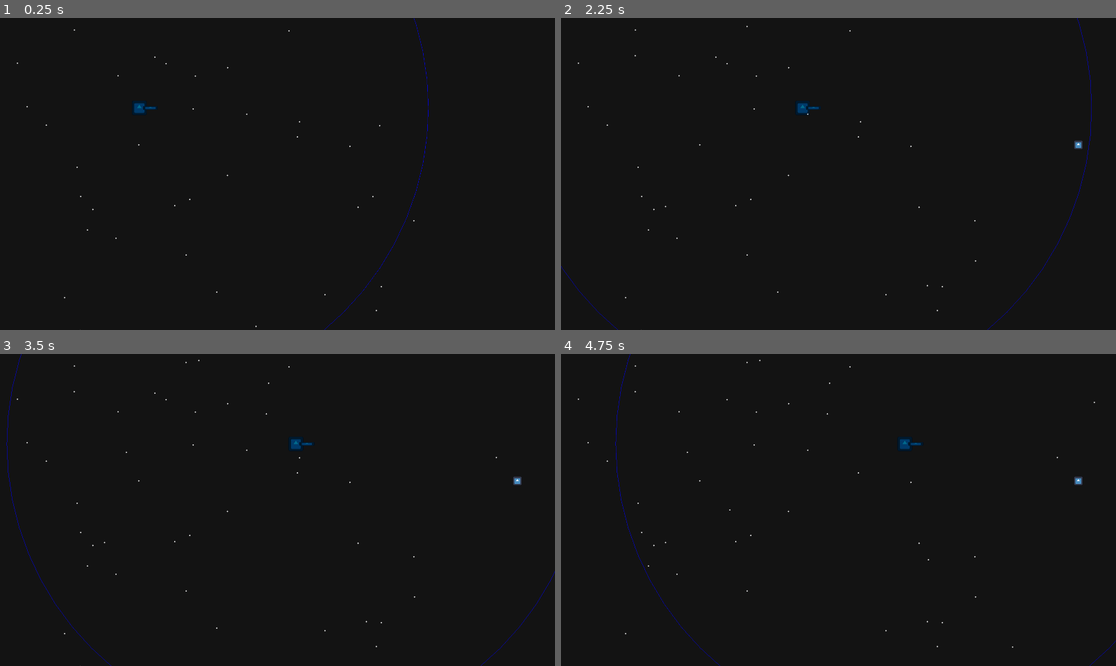
Above: before the commit, frames 1-4 (two rows, left to right).
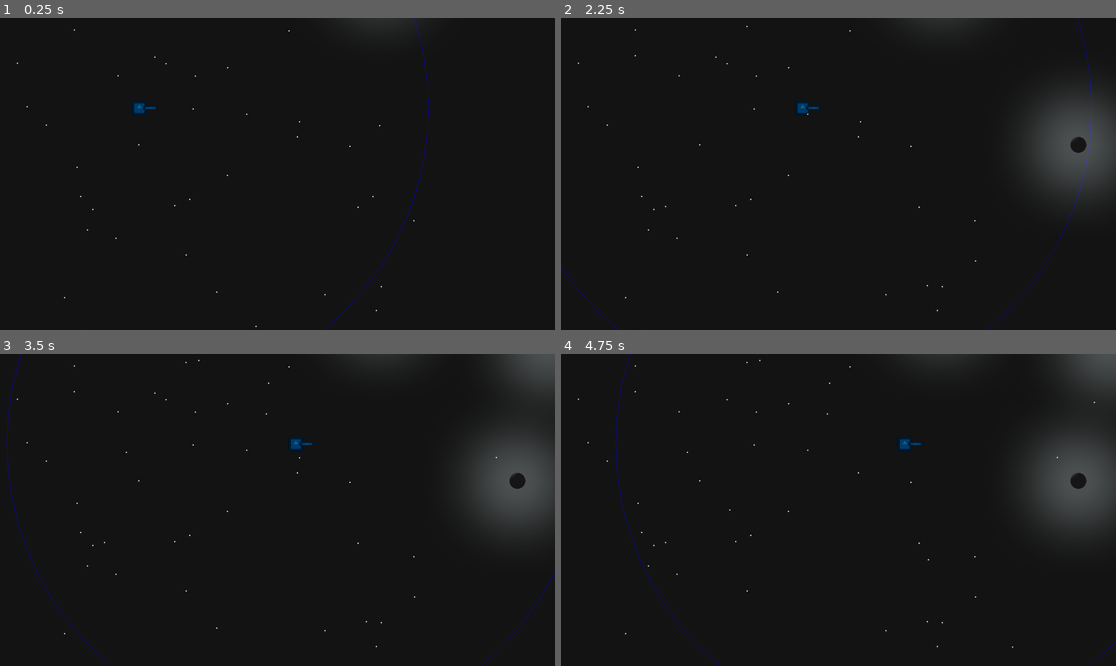
Above: after the commit, the same moments.

Repository: RagnarRally/Spooky_GAMEJAM_2025
Game: Godot game, scene res://scenes/test/EdvinScene.tscn
Two runs of this game, one before a commit and one after it. Both use one fixed random seed, a clock stepped at 60 frames per second and the inputs below. This scene is started directly instead of the project's main scene. The engine's default icon, where the game draws it, is replaced by a stand-in: a white triangle on a blue panel in a dark square.
Inputs:
- Up to frame 1 (0.25 s): no input
- Up to frame 2 (2.25 s): hold Right (rotate_right) 0.53-1.28 s; hold Space (selector_stop) 0.53-1.28 s; hold Left (rotate_left) 1.28-2.03 s; tap Space (selector_stop) at 1.35 s; hold Right (rotate_right) from 2.03 s (still down); hold Space (selector_stop) from 2.03 s (still down)
- Up to frame 3 (3.5 s): keep holding Right (rotate_right); release Space (selector_stop) at 2.78 s; tap Space (selector_stop) at 2.85 s
- Up to frame 4 (4.75 s): release Right (rotate_right) at 3.53 s; hold Space (selector_stop) 3.53-4.28 s; hold Left (rotate_left) from 3.53 s (still down); tap Space (selector_stop) at 4.35 s

The runs differ from the first frame. In frame 1, less than 0.1% of the frame differs, in the area x 65-72%, y 0-2%; in frame 2, 4.3%; in frame 3, 5.4%, in the area x 65-100%, y 0-57%; in frame 4, 5.4%.

Commit message:
added assets

Diff:
--- a/entities/planet/planet.tscn
+++ b/entities/planet/planet.tscn
@@ -1,8 +1,9 @@
-[gd_scene load_steps=7 format=3 uid="uid://ckrpxipsrp27m"]
+[gd_scene load_steps=8 format=3 uid="uid://ckrpxipsrp27m"]
 
 [ext_resource type="Script" uid="uid://d3kn02m7watx" path="res://entities/planet/planet.gd" id="1_fhyl1"]
-[ext_resource type="Texture2D" uid="uid://bfqhhw1rjjv0e" path="res://icon.svg" id="2_0pdj7"]
 [ext_resource type="Script" uid="uid://cq300ud1f7bro" path="res://entities/planet/planet_properties_res.gd" id="2_7hoq1"]
+[ext_resource type="Texture2D" uid="uid://cwklse3j3g0o3" path="res://assets/art/Start Game/Shine_Effect.png" id="3_g43px"]
+[ext_resource type="Texture2D" uid="uid://5t1tybrotauu" path="res://assets/art/Start Game/Planet_1.png" id="3_itihs"]
 
 [sub_resource type="Resource" id="Resource_laq2e"]
 script = ExtResource("2_7hoq1")
@@ -21,11 +22,14 @@
 _graphics_root = NodePath("Graphics")
 collision_shape = NodePath("StaticBody2D/CollisionShape2D")
 
+[node name="ShineEffect" type="Sprite2D" parent="."]
+texture = ExtResource("3_g43px")
+
 [node name="Graphics" type="Node2D" parent="."]
 
 [node name="Sprite2D" type="Sprite2D" parent="Graphics"]
-scale = Vector2(0.1, 0.1)
-texture = ExtResource("2_0pdj7")
+scale = Vector2(0.01, 0.01)
+texture = ExtResource("3_itihs")
 
 [node name="StaticBody2D" type="StaticBody2D" parent="."]
 
--- a/entities/player_spaceship/player_spaceship.tscn
+++ b/entities/player_spaceship/player_spaceship.tscn
@@ -1,7 +1,9 @@
-[gd_scene load_steps=4 format=3 uid="uid://dkvu8ncimgpxm"]
+[gd_scene load_steps=6 format=3 uid="uid://dkvu8ncimgpxm"]
 
 [ext_resource type="Script" uid="uid://bsbmc15pt5t75" path="res://entities/player_spaceship/player_spaceship.gd" id="1_uu7e4"]
 [ext_resource type="Texture2D" uid="uid://bfqhhw1rjjv0e" path="res://icon.svg" id="2_0nreo"]
+[ext_resource type="Texture2D" uid="uid://bgbddn6i56oto" path="res://assets/art/Start Game/Planetship.png" id="2_dj30g"]
+[ext_resource type="Texture2D" uid="uid://2i3ttl53w1kx" path="res://assets/art/Start Game/Star_Big.png" id="4_orn4k"]
 
 [sub_resource type="CircleShape2D" id="CircleShape2D_erg1n"]
 radius = 25.019993
@@ -11,10 +13,12 @@
 
 [node name="Sprite2D" type="Sprite2D" parent="."]
 modulate = Color(1.0588765e-06, 0.41488987, 0.5531835, 1)
+rotation = 0.35023984
 scale = Vector2(0.4, 0.4)
-texture = ExtResource("2_0nreo")
+texture = ExtResource("2_dj30g")
 
 [node name="Sprite2D2" type="Sprite2D" parent="."]
+visible = false
 modulate = Color(1.0588765e-06, 0.41488987, 0.5531835, 1)
 position = Vector2(37.999996, 0)
 scale = Vector2(0.4, 0.1)
@@ -22,3 +26,11 @@
 
 [node name="CollisionShape2D" type="CollisionShape2D" parent="."]
 shape = SubResource("CircleShape2D_erg1n")
+
+[node name="StarBig" type="Sprite2D" parent="."]
+position = Vector2(-47, -4)
+texture = ExtResource("4_orn4k")
+
+[node name="StarBig2" type="Sprite2D" parent="."]
+position = Vector2(-35, 16)
+texture = ExtResource("4_orn4k")
--- a/scenes/main_menu.tscn
+++ b/scenes/main_menu.tscn
@@ -1,12 +1,56 @@
-[gd_scene load_steps=2 format=3 uid="uid://ckvdv57iaonab"]
+[gd_scene load_steps=5 format=3 uid="uid://ckvdv57iaonab"]
 
 [ext_resource type="Script" uid="uid://dm3k3wss6tfof" path="res://scenes/main_menu.gd" id="1_l6cm7"]
+[ext_resource type="Texture2D" uid="uid://cj11v7c7klyco" path="res://assets/art/Start Game/PLANETSHIP_Logo.png" id="2_wu84c"]
+[ext_resource type="Texture2D" uid="uid://bgbddn6i56oto" path="res://assets/art/Start Game/Planetship.png" id="3_8ln24"]
+[ext_resource type="Texture2D" uid="uid://5t1tybrotauu" path="res://assets/art/Start Game/Planet_1.png" id="4_rtw2f"]
 
 [node name="MainMenu" type="Node2D" node_paths=PackedStringArray("play_button")]
 script = ExtResource("1_l6cm7")
-play_button = NodePath("CanvasLayer/CenterContainer/VBoxContainer/PlayButton")
+play_button = NodePath("CanvasLayer/CenterContainer/VBoxContainer/VBoxContainer/PlayButton")
+
+[node name="CanvasLayer2" type="CanvasLayer" parent="."]
+layer = -5
+
+[node name="ColorRect" type="ColorRect" parent="CanvasLayer2"]
+anchors_preset = 15
+anchor_right = 1.0
+anchor_bottom = 1.0
+grow_horizontal = 2
+grow_vertical = 2
+color = Color(0.029506557, 0.029506557, 0.029506557, 1)
 
 [node name="CanvasLayer" type="CanvasLayer" parent="."]
+
+[node name="Label" type="Label" parent="CanvasLayer"]
+anchors_preset = 8
+anchor_left = 0.5
+anchor_top = 0.5
+anchor_right = 0.5
+anchor_bottom = 0.5
+offset_left = -910.0
+offset_top = 356.0
+offset_right = 118.0
+offset_bottom = 488.0
+grow_horizontal = 2
+grow_vertical = 2
+text = "Spooky jam 2025
+Theme: Cosmic horror"
+
+[node name="Label2" type="Label" parent="CanvasLayer"]
+anchors_preset = 8
+anchor_left = 0.5
+anchor_top = 0.5
+anchor_right = 0.5
+anchor_bottom = 0.5
+offset_left = -110.0
+offset_top = 363.0
+offset_right = 918.0
+offset_bottom = 500.0
+grow_horizontal = 2
+grow_vertical = 2
+text = "..."
+horizontal_alignment = 2
 
 [node name="CenterContainer" type="CenterContainer" parent="CanvasLayer"]
 anchors_preset = 15
@@ -18,11 +62,23 @@
 [node name="VBoxContainer" type="VBoxContainer" parent="CanvasLayer/CenterContainer"]
 layout_mode = 2
 
-[node name="Label" type="Label" parent="CanvasLayer/CenterContainer/VBoxContainer"]
+[node name="TextureRect" type="TextureRect" parent="CanvasLayer/CenterContainer/VBoxContainer"]
 layout_mode = 2
-theme_type_variation = &"GameMenuTitle"
-text = "Cosmic horror"
+texture = ExtResource("2_wu84c")
 
-[node name="PlayButton" type="Button" parent="CanvasLayer/CenterContainer/VBoxContainer"]
+[node name="VBoxContainer" type="VBoxContainer" parent="CanvasLayer/CenterContainer/VBoxContainer"]
+layout_mode = 2
+size_flags_horizontal = 4
+alignment = 1
+
+[node name="PlayButton" type="Button" parent="CanvasLayer/CenterContainer/VBoxContainer/VBoxContainer"]
 layout_mode = 2
 text = "PLAY"
+
+[node name="Planetship" type="Sprite2D" parent="."]
+position = Vector2(347, 344)
+texture = ExtResource("3_8ln24")
+
+[node name="Planet1" type="Sprite2D" parent="."]
+position = Vector2(1802, 1755)
+texture = ExtResource("4_rtw2f")
Binary file added: assets/art/Effects/Trace.png
Not shown, added: assets/art/Effects/Trace.png.import
Binary file added: assets/art/Objects/Asteroid_Big.png
Not shown, added: assets/art/Objects/Asteroid_Big.png.import
Binary file added: assets/art/Objects/Asteroid_Small.png
Not shown, added: assets/art/Objects/Asteroid_Small.png.import
Binary file added: assets/art/Objects/Collectible_Heart.png
Not shown, added: assets/art/Objects/Collectible_Heart.png.import
Binary file added: assets/art/Stars/Star_Big.png
Not shown, added: assets/art/Stars/Star_Big.png.import
Binary file added: assets/art/Stars/Star_Big_Blur.png
Not shown, added: assets/art/Stars/Star_Big_Blur.png.import
(and 26 more such lines)
